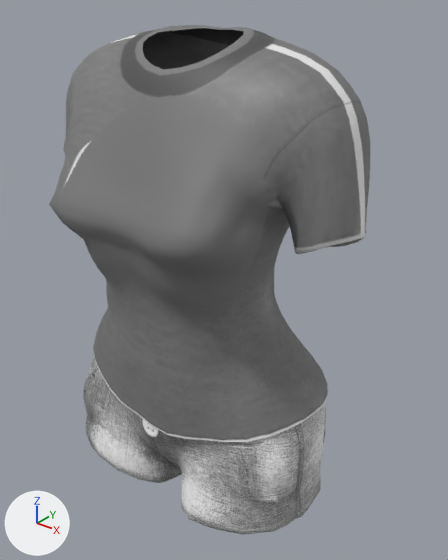
A saved change to the glTF model public/models/doll/outfit-shorts.glb.
Rendered twice from a 50 mm lens placed at (0.515, -0.61, 1.465), pointed at (0.029, -0.002, 1.088). The axes (+X, +Y, +Z) are drawn at lower left. The lights are the same throughout. The first picture is the older version. Vertices at exactly the same position are counted once.

The older version as bpy lines, for what is in view:
```python
me_outfit_shorts = bpy.data.meshes.new('Outfit_shorts')
me_outfit_shorts.from_pydata(...)  # 2876 vertices, 5488 faces; spans x -0.24..0.24, y -0.174..0.111, z 0.735..1.413
me_outfit_shorts.materials.append(mat_outfit_shorts)  # picture img_female_casualsuit02_diffuse
ob_outfit_shorts = bpy.data.objects.new('Outfit_shorts', me_outfit_shorts)
ob_outfit_shorts.location = (0.0, 0.0, 0.0)
```
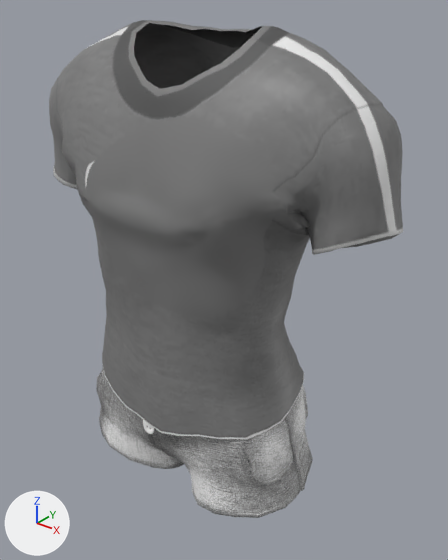
The newer file adds a shape key; the second version is drawn at full value of the shape key 'masculine' of 'Outfit_shorts', and the change is written as the vertex moves it makes.

Boxes (x1, y1, x2, y2) around the edits, measured in the pictures (448 x 560 px; the box of a moved part takes in the faces that stretch with it):
'Outfit_shorts', reshaped (10% wider): before (49, 25, 370, 535); after (49, 20, 403, 518)
part 1 of me_outfit_shorts, moved or reshaped: before (142, 419, 160, 437); after (143, 420, 156, 434)
part 2 of me_outfit_shorts, moved or reshaped: before (49, 25, 370, 535); after (49, 20, 403, 518)

Patch to the scene script:
```diff
--- a/public/models/doll/outfit-shorts.glb.py
+++ b/public/models/doll/outfit-shorts.glb.py
@@ me_outfit_shorts @@
 # used by ob_outfit_shorts; location = (0.0, 0.0, 0.0)
-me_outfit_shorts.from_pydata(...)  # 2876 vertices, 5488 faces; spans x -0.24..0.24, y -0.174..0.111, z 0.735..1.413
+me_outfit_shorts.from_pydata(...)  # 2876 vertices, 5488 faces; spans x -0.276..0.276, y -0.141..0.099, z 0.764..1.418
+# me_outfit_shorts part 1: the loose piece of 245 vertices spanning x -0.017..0.016, y -0.132..-0.128, z 0.882..0.914 is scaled about its middle by (0.707, 0.882, 0.954), then moved by (0.0, -0.003, 0.005)
+# me_outfit_shorts part 2: 2631 of 2876 vertices moved; they spanned x -0.24..0.24, y -0.174..0.111, z 0.735..1.413 and now span x -0.276..0.276, y -0.141..0.099, z 0.764..1.418; mean shift (0.0, 0.01, 0.002); largest move (0.192, 0.019, 0.876) -> (0.144, 0.037, 0.89)
 me_outfit_shorts.materials.append(mat_outfit_shorts)
```
